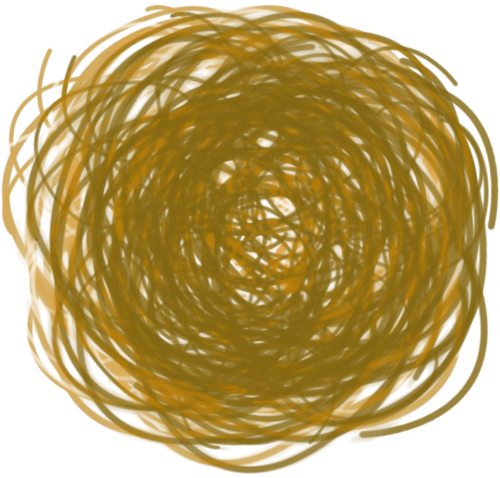
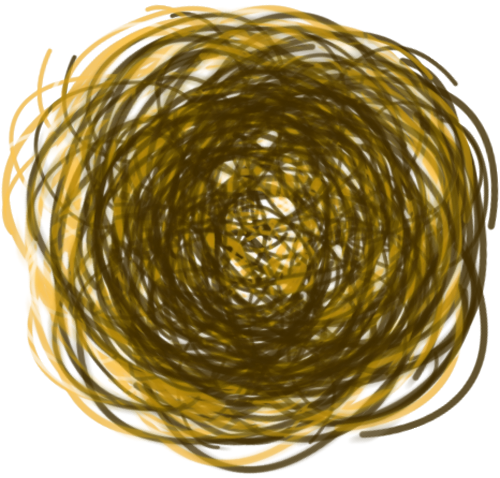
Before/after of a 500px x 478px layered artwork. What changed in the layer stack:
added group "Light" with 2 layers above "Brightness/Contrast 2" over <box>1,4,478,470</box>
moved "Layer 2 copy 3" into group "Light" over <box>1,4,478,470</box>
moved "Layer 2 copy" into group "Light" over <box>1,4,475,469</box>
added group "Dark" with 2 layers above "Layer 1" over <box>23,8,499,474</box>
moved "Layer 2 copy 2" into group "Dark" over <box>23,8,499,474</box>
moved "Layer 2" into group "Dark" over <box>25,9,499,474</box>
